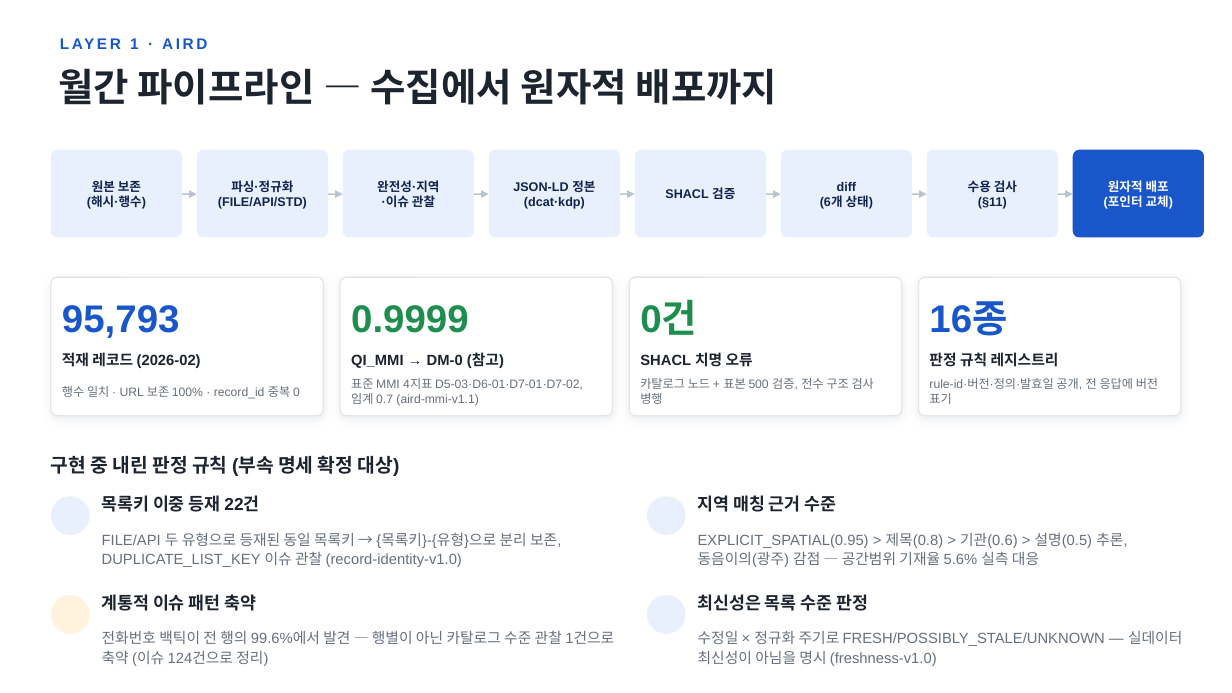
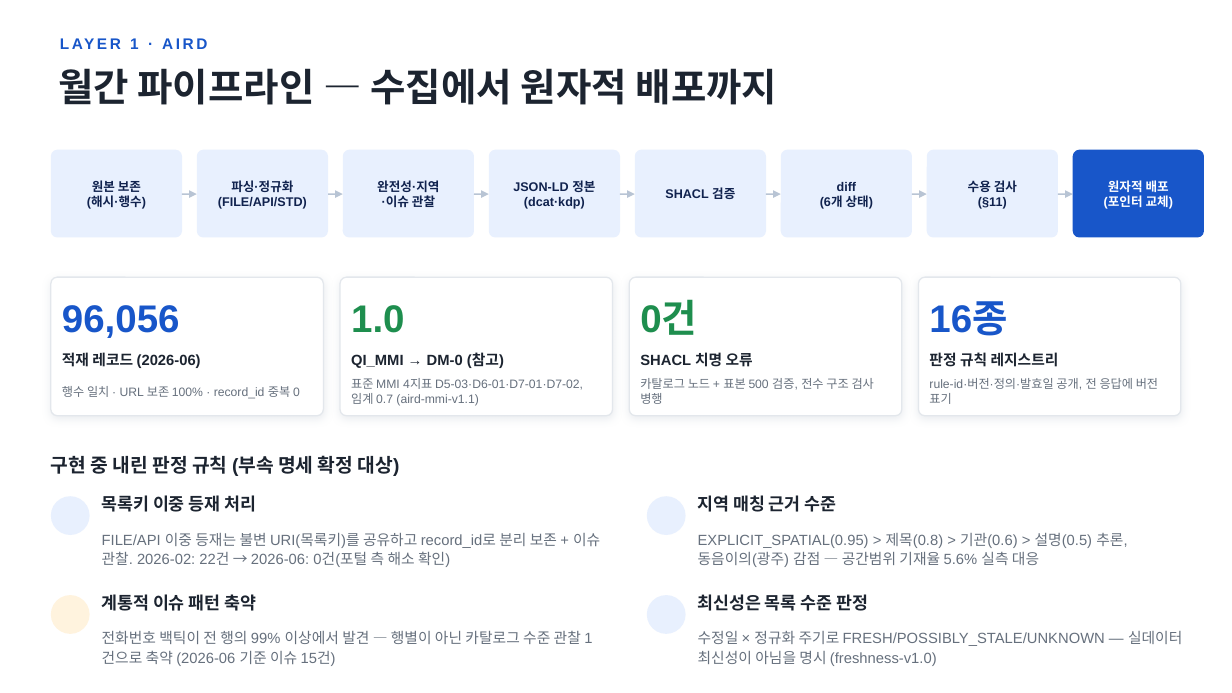
Before and after one commit to haklaekim/public-data-lens, a slide deck: slide 3 of docs/공공데이터_내비게이터_구현정리_v1.0.pptx. Drawn at 1232x693 pixels with LibreOffice and Linux fonts; fonts in the diff are those of the drawing; background and template pictures are left out. Boxes give left, top, right and bottom in pixels: in the first picture for what was removed or moved away, otherwise in the second. Text is boxed around its words. In the diff, an @@ line names an element or a change of style, - is before the commit and + after.

```diff
--- a/docs/공공데이터_내비게이터_구현정리_v1.0.pptx
+++ b/docs/공공데이터_내비게이터_구현정리_v1.0.pptx
@@ text at [62, 305, 180, 338]: text changed @@
-95,793
+96,056
@@ text at [351, 305, 404, 333]: text changed @@
-0.9999
+1.0
@@ text at [62, 352, 201, 368]: text changed @@
-적재 레코드 (2026-02)
+적재 레코드 (2026-06)
@@ text at [102, 495, 256, 512]: text changed @@
-목록키 이중 등재 22건
+목록키 이중 등재 처리
@@ text at [102, 533, 600, 567]: text changed @@
-FILE/API 두 유형으로 등재된 동일 목록키 → {목록키}-{유형}으로 분리 보존, DUPLICATE_LIST_KEY 이슈 관찰 (record-identity-v1.0)
+FILE/API 이중 등재는 불변 URI(목록키)를 공유하고 record_id로 분리 보존 + 이슈 관찰. 2026-02: 22건 → 2026-06: 0건(포털 측 해소 확인)
@@ text at [102, 631, 581, 666]: text changed @@
-전화번호 백틱이 전 행의 99.6%에서 발견 — 행별이 아닌 카탈로그 수준 관찰 1건으로 축약 (이슈 124건으로 정리)
+전화번호 백틱이 전 행의 99% 이상에서 발견 — 행별이 아닌 카탈로그 수준 관찰 1건으로 축약 (2026-06 기준 이슈 15건)
```
Also in this commit, not shown: 6 other slides changed, 3 other files.
